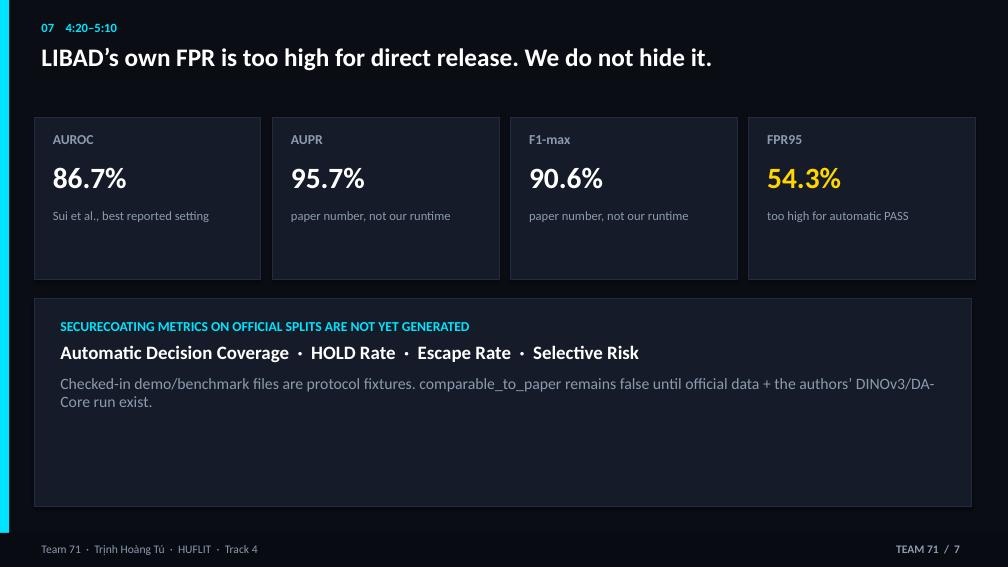
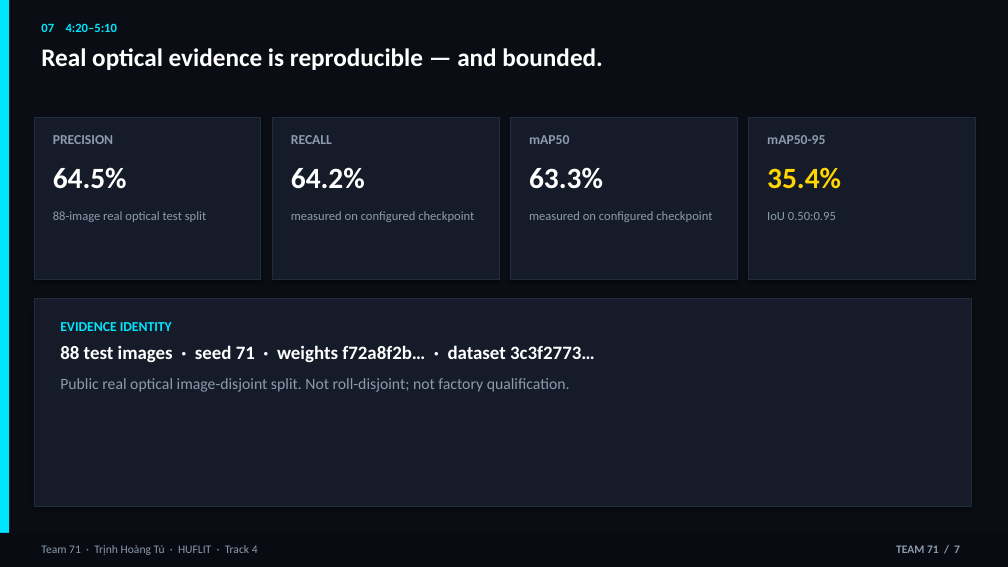
Before and after one commit to thtcsec/securecoating-vision, a slide deck: slide 7 of SecureCoating-Vision_Final_Defense_6min.pptx. Drawn at 1008x567 pixels with LibreOffice and Linux fonts; fonts in the diff are those of the drawing. Boxes give left, top, right and bottom in pixels: in the first picture for what was removed or moved away, otherwise in the second. Text is boxed around its words. In the diff, an @@ line names an element or a change of style, - is before the commit and + after.

```diff
--- a/SecureCoating-Vision_Final_Defense_6min.pptx
+++ b/SecureCoating-Vision_Final_Defense_6min.pptx
@@ text at (41,48,603,70): text changed @@
-LIBAD’s own FPR is too high for direct release. We do not hide it.
+Real optical evidence is reproducible — and bounded.
@@ text at (53,135,113,144): text changed @@
-AUROC
+PRECISION
@@ text at (291,135,332,144): text changed @@
-AUPR
+RECALL
@@ text at (529,135,569,144): text changed @@
-F1-max
+mAP50
@@ text at (767,135,825,144): text changed @@
-FPR95
+mAP50-95
@@ text at (53,167,127,189): text changed @@
-86.7%
+64.5%
@@ text at (291,167,365,189): text changed @@
-95.7%
+64.2%
@@ text at (529,167,603,189): text changed @@
-90.6%
+63.3%
@@ text at (767,167,841,189): text changed @@
-54.3%
+35.4%
@@ text at (53,211,207,222): text changed @@
-Sui et al., best reported setting
+88-image real optical test split
@@ text at (291,211,474,222): text changed @@
-paper number, not our runtime
+measured on configured checkpoint
@@ text at (529,211,712,222): text changed @@
-paper number, not our runtime
+measured on configured checkpoint
@@ text at (767,212,836,220): text changed @@
-too high for automatic PASS
+IoU 0.50:0.95
@@ text at (60,322,595,392): text changed @@
-SECURECOATING METRICS ON OFFICIAL SPLITS ARE NOT YET GENERATED
-Automatic Decision Coverage · HOLD Rate · Escape Rate · Selective Risk
-Checked-in demo/benchmark files are protocol fixtures. comparable_to_paper remains false until official data + the authors’ DINOv3/DA-Core run exist.
+EVIDENCE IDENTITY
+88 test images · seed 71 · weights f72a8f2b… · dataset 3c3f2773…
+Public real optical image-disjoint split. Not roll-disjoint; not factory qualification.
```
Also in this commit, not shown: 5 other slides changed, 10 other files.
